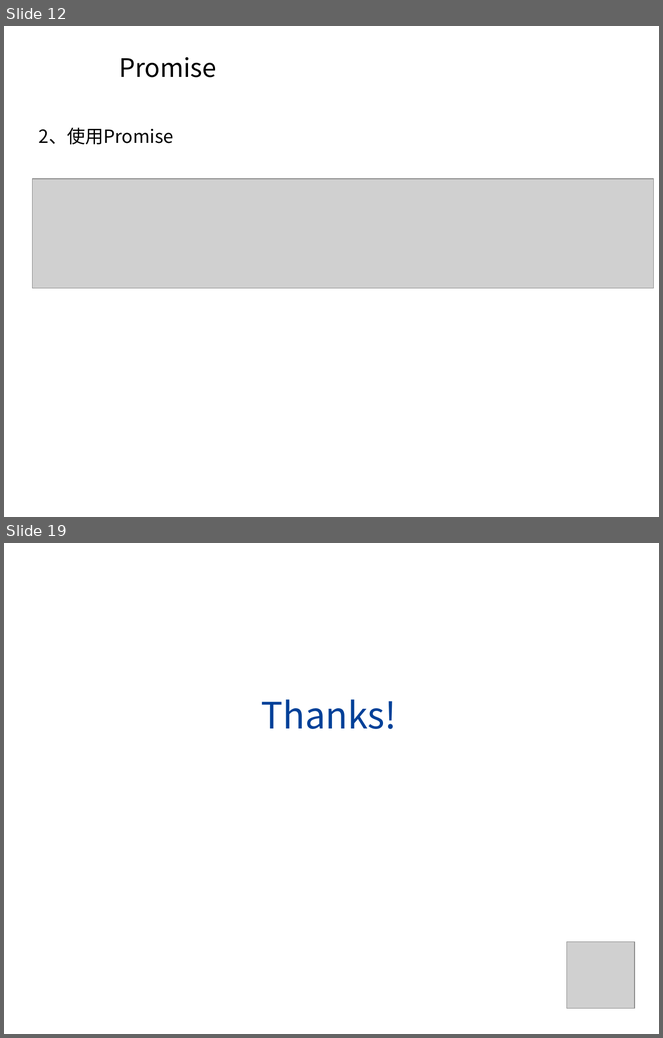
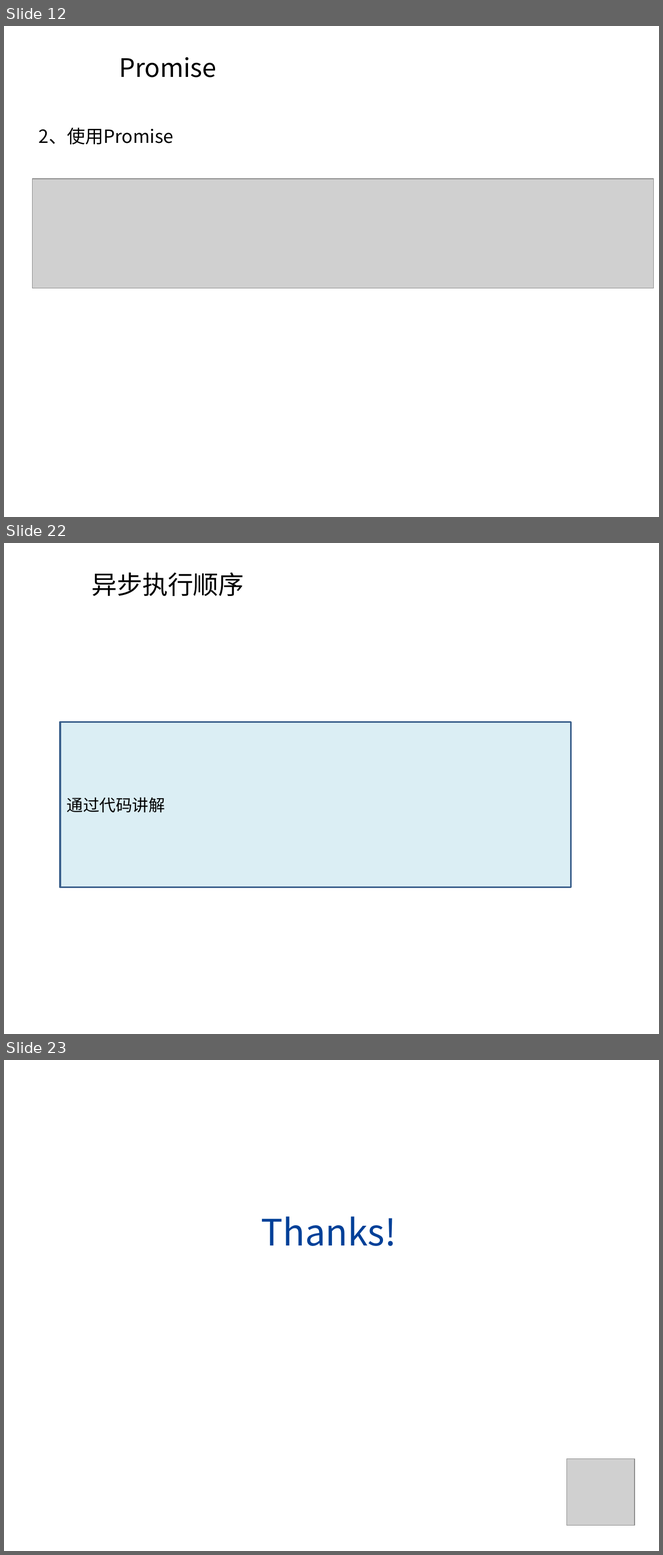
Before and after one commit to longamg/homework001, a slide deck: 0920-PPT/基于ES6的异步专题.pptx. Shown one above the other, each under a label of ours: slides 12 and 19 before the commit, slides 12, 22 and 23 after it; the slides between them are not shown. The pictures are 663x1038 and 663x1555 pixels, drawn with LibreOffice and Linux fonts; fonts in the diff are those of the drawing; grey boxes stand for pictures; background and template pictures are left out. Boxes give left, top, right and bottom in pixels: in the first picture for what was removed or moved away, otherwise in the second. Text is boxed around its words. In the diff, an @@ line names an element or a change of style, - is before the commit and + after.

```diff
--- a/0920-PPT/基于ES6的异步专题.pptx
+++ b/0920-PPT/基于ES6的异步专题.pptx
@@ slide 22 added at box(4, 543, 659, 1034), background picture (left out) @@
@@ title added at box(91, 572, 244, 596), 28 pt, text #000000 @@
+异步执行顺序
@@ rectangle added at box(60, 722, 571, 888), fill #DBEEF4, outline #3A5F8C 2 pt, 18 pt, text #000000 @@
+通过代码讲解
@@ what was slide 19 is now slide 23 @@
```
Also in this commit, not shown: 12 slides changed, 4 other slides added, 1 slide removed, 10 other files.
